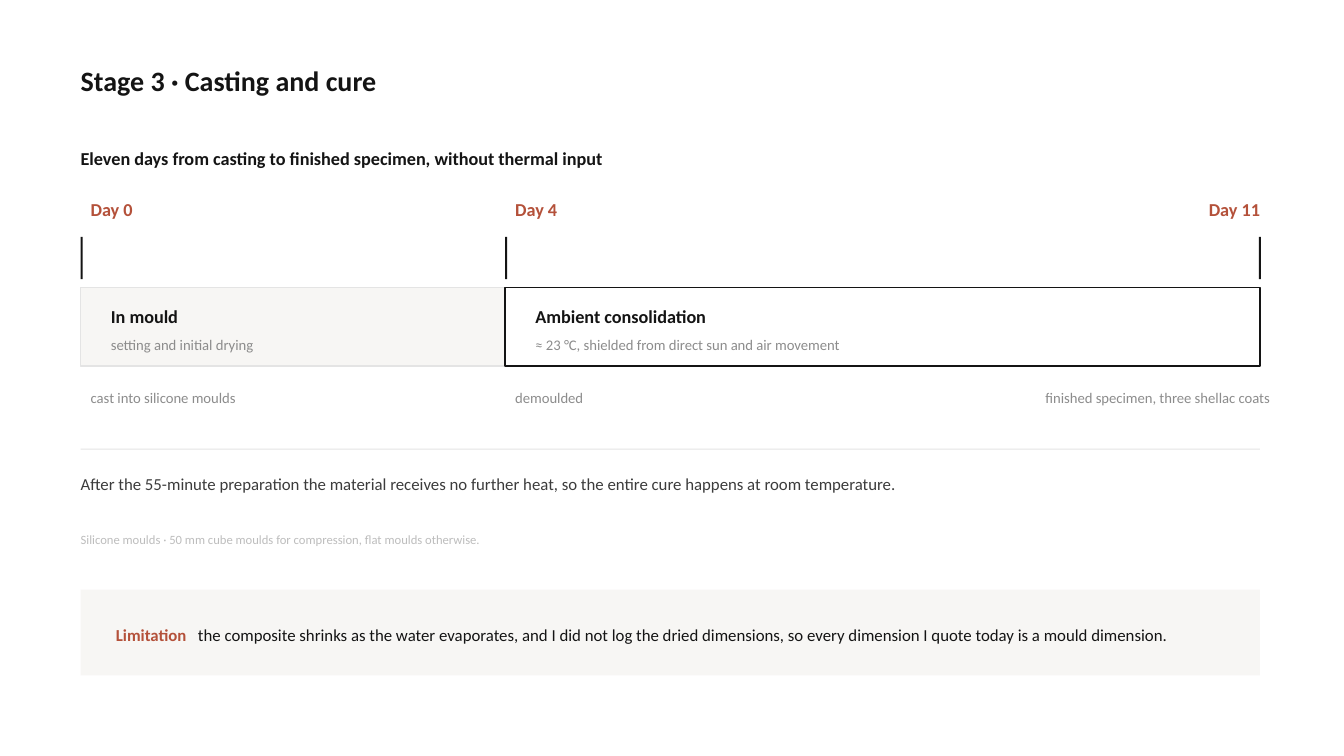
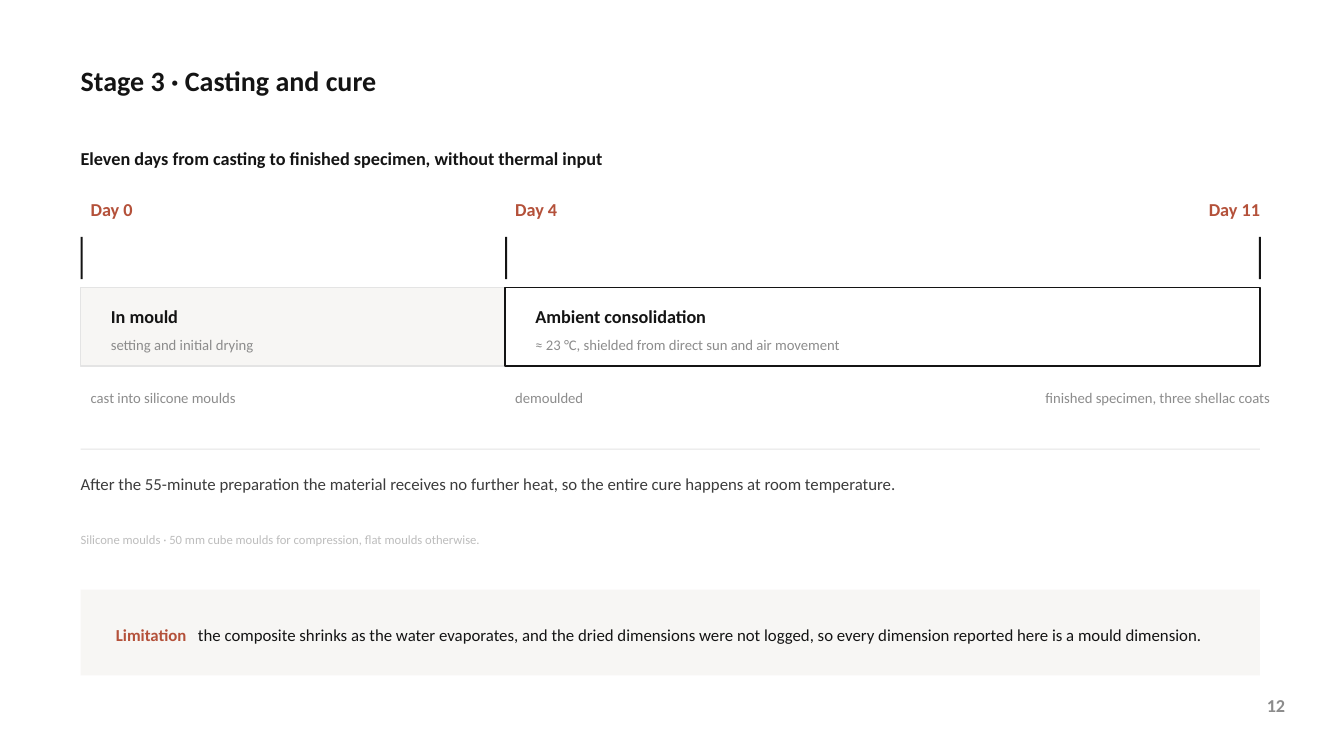
Before and after one commit to bunal91/sanat-ve-mekan, a slide deck: slide 12 of konferans-bildirisi/06-sunum/ICSMMEP26_Presentation_Unal.pptx. Drawn at 1344x756 pixels with LibreOffice and Linux fonts; fonts in the diff are those of the drawing. Boxes give left, top, right and bottom in pixels: in the first picture for what was removed or moved away, otherwise in the second. Text is boxed around its words. In the diff, an @@ line names an element or a change of style, - is before the commit and + after.

```diff
--- a/konferans-bildirisi/06-sunum/ICSMMEP26_Presentation_Unal.pptx
+++ b/konferans-bildirisi/06-sunum/ICSMMEP26_Presentation_Unal.pptx
@@ text at box(116, 629, 1202, 644): text changed @@
-Limitation the composite shrinks as the water evaporates, and I did not log the dried dimensions, so every dimension I quote today is a mould dimension.
+Limitation the composite shrinks as the water evaporates, and the dried dimensions were not logged, so every dimension reported here is a mould dimension.
@@ text added at box(1267, 700, 1285, 712), 13 pt, text #8C8C8C, bold @@
+12
```
Also in this commit, not shown: 24 other slides changed, 6 other files.
